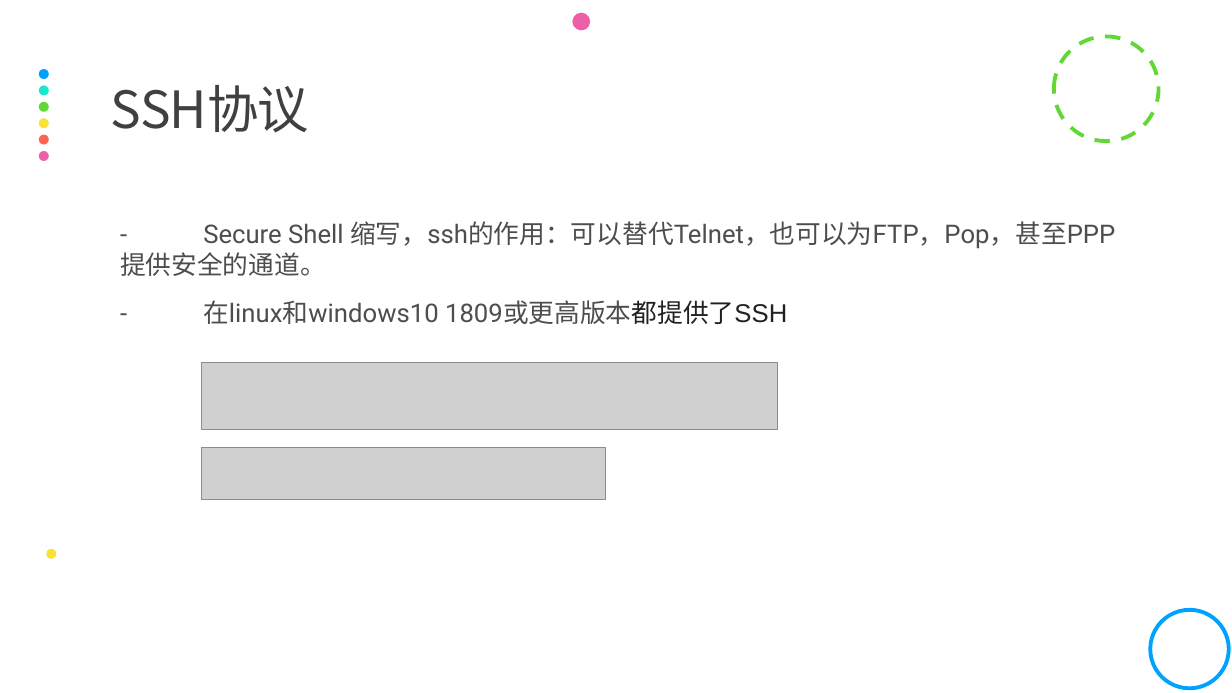
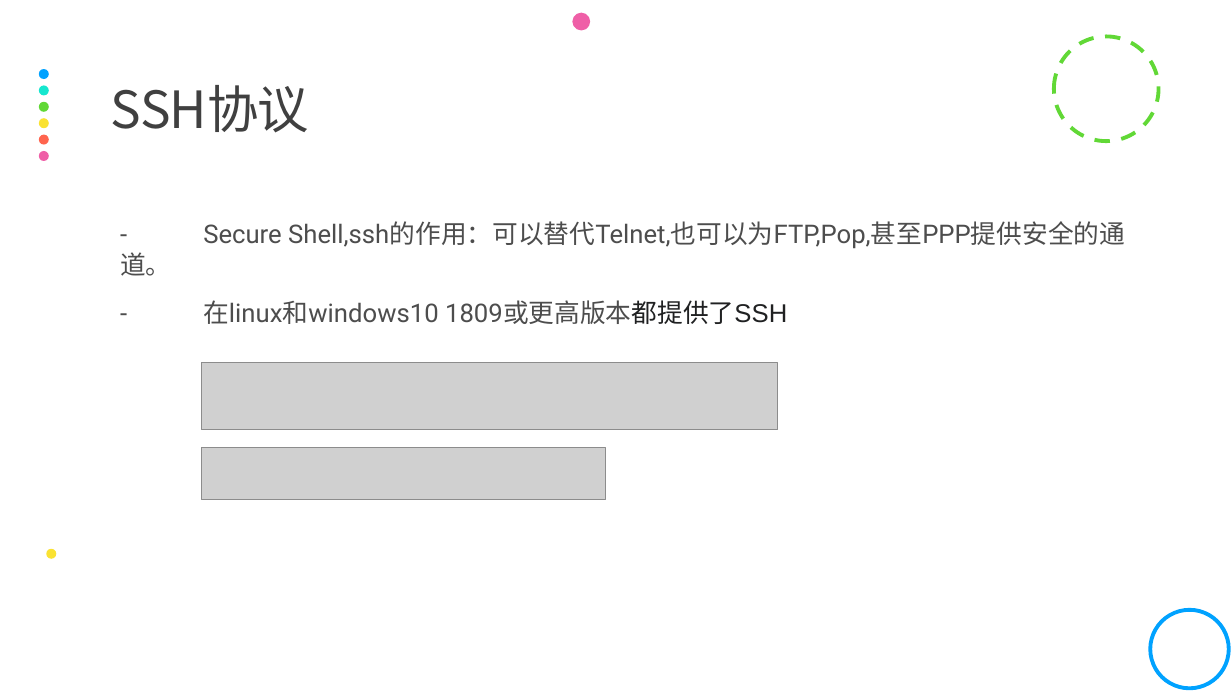
Before and after one commit to yrc123/yrcStudy, a slide deck: slide 4 of 服务外包/Linux使用基础.pptx. Drawn at 1232x693 pixels with LibreOffice and Linux fonts; fonts in the diff are those of the drawing; grey boxes stand for pictures. Boxes give left, top, right and bottom in pixels: in the first picture for what was removed or moved away, otherwise in the second. Text is boxed around its words. In the diff, an @@ line names an element or a change of style, - is before the commit and + after.

```diff
--- a/服务外包/Linux使用基础.pptx
+++ b/服务外包/Linux使用基础.pptx
@@ text at bbox=[203, 221, 1125, 248]: text changed @@
-  - Secure Shell 缩写，ssh的作用：可以替代Telnet，也可以为FTP，Pop，甚至PPP提供安全的通道。
+  - Secure Shell,ssh的作用：可以替代Telnet,也可以为FTP,Pop,甚至PPP提供安全的通道。
```
Also in this commit, not shown: 6 other slides changed, 4 slides added.
